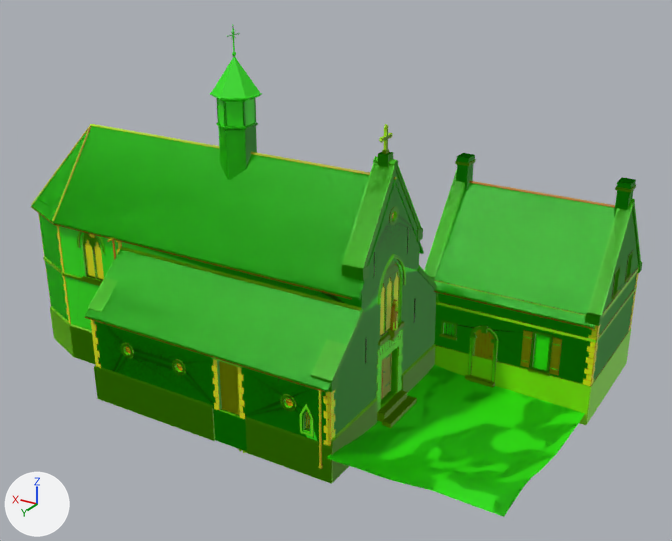
Renders of the glTF model models/stalle/stalle.glb from each side of a commit.
Camera for both pictures: a 50 mm camera at (-14.4, 27.9, 23.3) aimed at (4.1, -2.9, 7.9). Lighting does not change. The marker at lower left points along +X, +Y and +Z. The older version comes first. Objects named as collision shapes, trigger or cutter boxes, shadow casters or lower levels of detail are left out. Vertices at exactly the same position are counted once.

Objects in the first picture: 'Stalle', 'Stalle_far', 'Stalle_lod1' and 1 more.
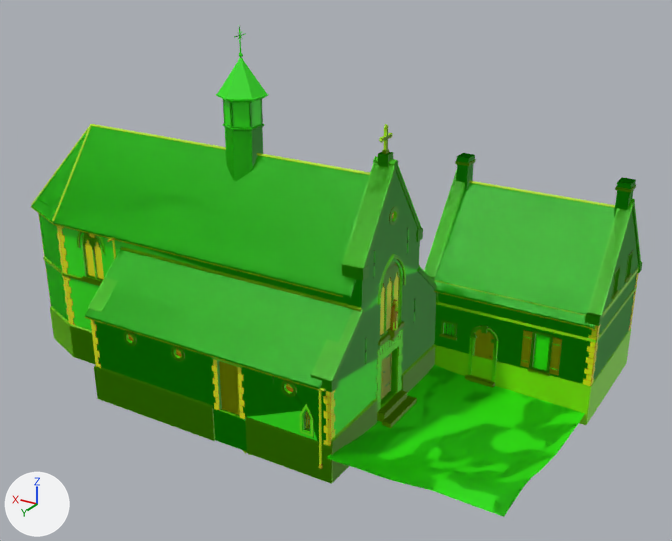
Where the change shows, as pixel boxes [x1, y1, x2, y2] in the pictures (672 x 541 px; the box of a moved part takes in the faces that stretch with it):
'Stalle', reshaped: before [31, 25, 642, 517]; after [31, 27, 642, 517]
'Stalle_far', reshaped: before [59, 28, 642, 484]; after [37, 29, 642, 483]
part 1 of me_stalle, moved or reshaped: before [218, 126, 257, 180]; after [225, 127, 263, 181]
part 2 of me_stalle, moved or reshaped: before [216, 122, 258, 130]; after [223, 123, 264, 131]
part 3 of me_stalle, moved or reshaped: before [216, 98, 219, 122]; after [223, 99, 225, 123]
part 4 of me_stalle, moved or reshaped: before [223, 102, 227, 126]; after [230, 103, 234, 127]
part 5 of me_stalle, moved or reshaped: before [242, 102, 246, 126]; after [249, 102, 253, 127]
part 6 of me_stalle, moved or reshaped: before [254, 98, 256, 122]; after [260, 99, 263, 123]
part 7 of me_stalle, moved or reshaped: before [210, 94, 262, 102]; after [216, 94, 269, 103]
part 8 of me_stalle, deleted: before [116, 25, 240, 250]
part 9 of me_stalle, moved or reshaped: before [86, 177, 424, 411]; after [86, 249, 356, 397]
part 10 of me_stalle, reshaped (yellow): after [43, 225, 75, 325]
part 11 of me_stalle, recoloured: [31, 124, 636, 467] in both
part 12 of me_stalle_far, moved or reshaped (mostly hidden): before [85, 47, 362, 417]; after [85, 32, 362, 417]
part 13 of me_stalle_far, moved or reshaped: before [94, 321, 216, 410]; after [94, 321, 218, 410]
part 14 of me_stalle_lod1, moved or reshaped: before [210, 93, 261, 98]; after [217, 94, 268, 100]
part 15 of me_stalle_lod1, deleted: before [172, 36, 295, 411]
part 16 of me_stalle_lod1, reshaped: before [103, 263, 416, 417]; after [116, 258, 402, 417]

Patch to the scene script:
```diff
--- a/models/stalle/stalle.glb.py
+++ b/models/stalle/stalle.glb.py
@@ me_stalle @@
 # used by ob_stalle; location = (0.0, 0.0, 0.0)
-me_stalle.from_pydata(...)  # 9096 vertices, 12661 faces; spans x -6.8..17.2, y -10.3..4.6, z 0.0..18.1
+me_stalle.from_pydata(...)  # 9054 vertices, 12661 faces; spans x -6.8..17.2, y -10.3..4.6, z 0.0..18.1
+# me_stalle part 1: the loose piece of 12 vertices spanning x 6.2..7.4, y -0.8..0.6, z 12.4..14.4 is moved by (-0.3, 0.0, 0.0)
+# me_stalle part 2: the loose piece of 24 vertices spanning x 6.1..7.5, y -0.9..0.7, z 14.4..14.5 is moved by (-0.3, 0.0, 0.0)
+# me_stalle part 3: the loose piece of 8 vertices spanning x 7.3..7.4, y 0.2..0.3, z 14.5..15.4 is moved by (-0.3, 0.0, 0.0)
+# me_stalle part 4: the loose piece of 8 vertices spanning x 6.7..6.9, y 0.5..0.6, z 14.5..15.4 is moved by (-0.3, 0.0, 0.0)
+# me_stalle part 5: the loose piece of 8 vertices spanning x 6.2..6.3, y 0.2..0.3, z 14.5..15.4 is moved by (-0.3, 0.0, 0.0)
+# me_stalle part 6: the loose piece of 8 vertices spanning x 6.2..6.3, y -0.5..-0.4, z 14.5..15.4 is moved by (-0.3, 0.0, 0.0)
+# me_stalle part 7: the loose piece of 24 vertices spanning x 5.9..7.7, y -1.1..0.9, z 15.4..15.6 is moved by (-0.3, 0.0, 0.0)
+# me_stalle part 8: 37 loose pieces with 424 vertices, spanning x 1.9..11.5, y -2.2..4.3, z 4.0..18.1, are deleted
+# me_stalle part 9: 294 vertices moved from x 0.0..9.5, y -4.5..4.3, z 5.8..13.4 to x 0.3..9.3, y -4.5..4.3, z 6.2..13.4; 482 vertices removed from x 0.0..11.5, y -4.7..4.5, z 5.6..9.9; 602 vertices added at x 0.3..9.5, y -4.7..4.5, z 6.2..9.9
+# me_stalle part 10: 1 vertex moved within x 14.8, y 2.2, z 7.3; 126 vertices added at x 14.5..14.8, y 2.2, z 4.0..10.1
+# me_stalle part 11: 3690 kept faces spanning x -6.8..17.2, y -10.3..4.6, z 3.2..15.2 get new vertex colours
+# other edits to the shape of me_stalle do not show in these pictures
 me_stalle.materials.append(mat_sandstone_rubble)
@@ me_stalle_far @@
 me_stalle_far.from_pydata(...)  # 1383 vertices, 1827 faces; spans x -6.8..17.1, y -10.2..4.6, z 3.2..18.0
 # used by ob_stalle_far; location = (0.0, 0.0, 0.0)
+# me_stalle_far part 12: 417 vertices moved from x 0.0..9.5, y -4.7..4.5, z 5.8..18.0 to x 0.3..9.3, y -4.7..4.5, z 6.4..18.0; 16 vertices removed from x 1.5..2.1, y -4.4..4.2, z 5.8..9.9; 16 vertices added at x 1.5..2.8, y -4.4..4.2, z 6.4..9.9
+# me_stalle_far part 13: 78 vertices moved from x 6.6..9.5, y 4.1..4.2, z 5.8..6.1 to x 6.5..9.3, y 4.1..4.2, z 6.4..6.8; 2 vertices removed from x 6.6..6.7, y 4.2, z 5.9..6.1; 2 vertices added at x 6.6..6.7, y 4.2, z 6.7
 me_stalle_far.materials.append(mat_sandstone_rubble)
@@ me_stalle_lod1 @@
 # used by ob_stalle_lod1; location = (0.0, 0.0, 0.0)
-me_stalle_lod1.from_pydata(...)  # 5041 vertices, 6119 faces; spans x -6.8..17.2, y -10.3..4.6, z 0.0..18.1
+me_stalle_lod1.from_pydata(...)  # 4999 vertices, 6124 faces; spans x -6.8..17.2, y -10.3..4.6, z 0.0..18.1
+# me_stalle_lod1 part 14: the loose piece of 13 vertices spanning x 5.9..7.7, y -1.1..0.9, z 15.6..17.0 is moved by (-0.3, 0.0, 0.0)
+# me_stalle_lod1 part 15: 45 loose pieces with 526 vertices, spanning x 1.4..11.5, y -4.3..4.3, z 4.0..18.1, are deleted
+# me_stalle_lod1 part 16: 88 vertices moved from x 0.0..14.8, y -4.5..4.3, z 5.8..14.8 to x 0.0..14.8, y -4.5..4.3, z 6.2..14.8; 214 vertices removed from x 0.0..16.9, y -4.7..4.5, z 5.6..14.8; 623 vertices added at x 0.0..16.9, y -4.7..4.5, z 4.0..13.4
+# other edits to the shape of me_stalle_lod1 do not show in these pictures
 me_stalle_lod1.materials.append(mat_sandstone_rubble)
```
